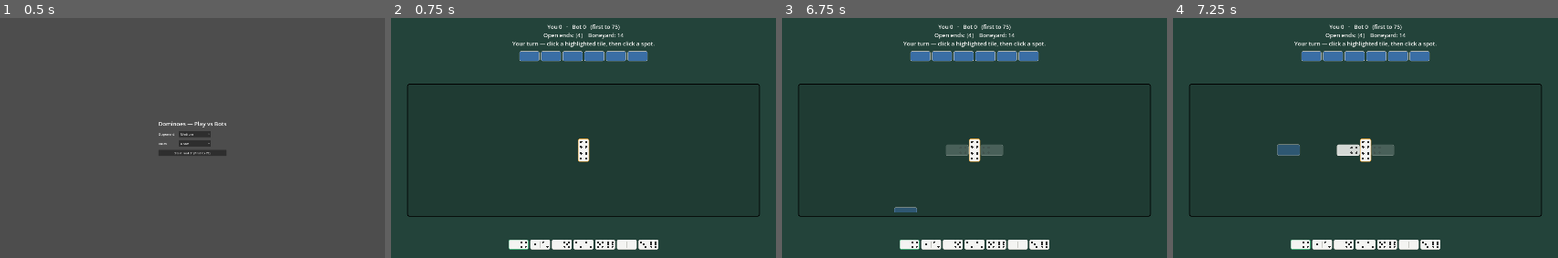
Above: before the commit, frames 1-4 (left to right).
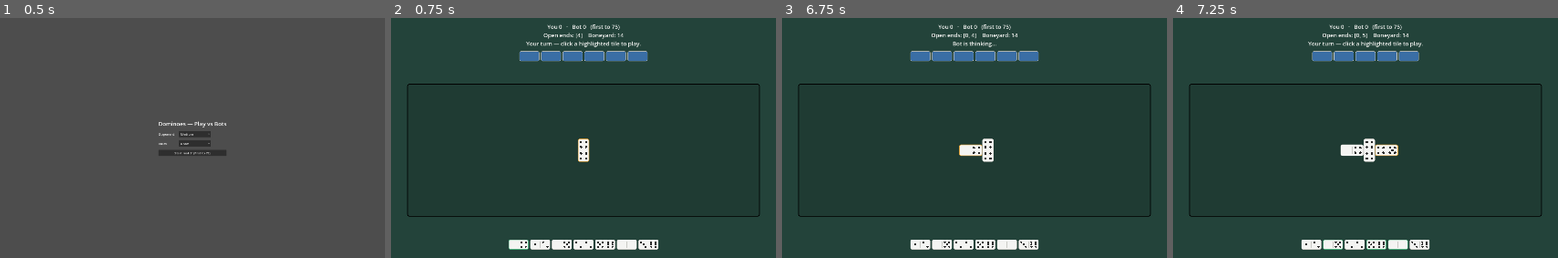
Above: after the commit, the same moments.

Repository: malgadir11/dominoes
Game: Godot game, scene res://scenes/game.tscn
Two runs of this game, one before a commit and one after it. Both use one fixed random seed, a clock stepped at 60 frames per second and the inputs below.
Inputs (mouse positions are in pixels of both pictures, inside the frame that each line leads up to):
- Up to frame 1 (0.5 s): no input
- Up to frame 2 (0.75 s): click "Start match (first to 75)" at 0.5 s
- Up to frame 3 (6.75 s): tap Enter at 1.25, 2.75, 4.25 s; drag from (920, 56) to (1013, 85) at 1.27 s; tap Space at 2, 3.5, 5 s; drag from (943, 56) to (955, 186) at 2.02 s; move the mouse to (962, 56) at 2.77 s; click (962, 56) at 2.92 s; drag from (986, 56) to (859, 102) at 3.52 s; drag from (1005, 56) to (993, 138) at 4.27 s; drag from (1028, 56) to (916, 78) at 5.02 s; move the mouse to (974, 150) at 5.77 s; click (974, 150) at 5.92 s; tap Escape at 6.4 s; drag from (909, 243) to (897, 150) at 6.52 s
- Up to frame 4 (7.25 s): no input

Frame 1 is identical in both runs. In frame 2, 0.4% of the frame differs, in the area x 31-69%, y 9-52%; in frame 3, 2.4%; in frame 4, 3.2%, in the area x 27-70%, y 6-97%.

Commit message:
Auto-layout the whole chain every turn so it can never trap or cram
Replace the fixed per-tile manual placement (which could paint an end into a
corner with no legal spot, and cram tiles side-by-side) with a smart auto-layout:
the entire played sequence is re-flowed into a clean serpentine every turn that
always fits inside the field, then scaled and re-centered. The player just clicks
a tile to play it (and clicks an end if it fits both) — the field handles all the
geometry. No traps, proper end-to-end connections, always in bounds.

Removes the drag/direction placement system; capacity test now verifies the
auto-layout walk fits all 28 tiles on one end.

Co-Authored-By: Claude Opus 4.8 <noreply@anthropic.com>

Diff:
--- a/scripts/ui/game.gd
+++ b/scripts/ui/game.gd
@@ -26,20 +26,14 @@
 var _opener := -1
 var _status_extra := ""
 
-# Player-placed board: each entry is the visual transform of a played tile,
-#   {"tile": Tile, "pos": Vector2, "size": Vector2, "a": int, "b": int, "vertical": bool}
-# and the two open ends are anchors the player drags new tiles onto.
+# The board layout is recomputed from the played sequence every turn (see
+# _relayout). Each entry: {"tile", "pos", "size", "a", "b", "vertical"}.
 var _placed: Array = []
-var _anchors := {}  # {Board.Side: {"pos": Vector2, "facing": Vector2}}
-
-# Click-to-place ("pick up") state: click a tile to hold it (it follows the
-# cursor), then click a glowing spot to lock it there.
-var _held_tile: Tile = null
-var _held_candidates: Array = []  # [{"side": int, "dir": Vector2, "geo": Dictionary}]
-var _held_index := -1
-var _held_layer: Control = null
-var _held_ghosts: Array = []
-var _cursor_ghost: TileView = null
+
+# Route selection: when a clicked tile can go on either end, the player clicks an
+# end of the board to choose. Null when nothing is mid-selection.
+var _selected_tile: Tile = null
+var _pending_moves: Array[Move] = []
 
 # Polish: the most recently played tile (highlighted + pop-animated once).
 var _last_played: Tile = null
@@ -287,15 +281,15 @@
 	deck.shuffle_deck()
 	_round = Round.deal(2, 7, _variant, deck, _opener)
 	_status_extra = ""
-	_cancel_held()
+	_clear_selection()
 	_placed = []
-	_anchors = {}
 	_last_played = null
 	_pop_pending = false
-	# The first-round opening double is a forced, choiceless move — play it
-	# automatically so the board always starts with a tile in the center.
+	# The first-round opening double is a forced, choiceless move — play it.
 	if _round.has_forced_opener():
-		_place_opener(_round.legal_moves()[0])
+		var op := _round.legal_moves()[0]
+		_mark_played(op.tile)
+		_round.apply_move(op)
 	if _round.current == HUMAN:
 		_state = State.PLAYER_TURN
 		_render()
@@ -308,17 +302,12 @@
 func _run_bot() -> void:
 	_state = State.BOT_TURN
 	_status_extra = ""
-	_cancel_held()
+	_clear_selection()
 	_render()
 	while not _round.finished and _round.current == BOT:
 		await get_tree().create_timer(BOT_DELAY).timeout
 		var moves := _round.legal_moves()
-		var placeable: Array[Move] = []
-		for m in moves:
-			if _round.board.is_empty() or _move_placeable(m):
-				placeable.append(m)
-		if placeable.is_empty():
-			# Nothing fits in bounds (no legal move, or the field is full here).
+		if moves.is_empty():
 			if _variant == Round.Variant.DRAW and not _round.boneyard_empty():
 				_round.draw_tile()
 				_play("draw")
@@ -327,12 +316,8 @@
 			_round.pass_turn()
 		else:
 			var bot_move := _bot.choose_move(_round, BOT)
-			if not (_round.board.is_empty() or _move_placeable(bot_move)):
-				bot_move = placeable[0]  # the AI's pick doesn't fit; use one that does
-			if _round.board.is_empty():
-				_place_opener(bot_move)
-			else:
-				_place_directed(bot_move, _auto_dir(bot_move))
+			_mark_played(bot_move.tile)
+			_round.apply_move(bot_move)
 		_render()
 	if _round.finished:
 		_finish_round()
@@ -353,54 +338,52 @@
 	return FIELD_SIZE - Vector2(36, 36)  # minus the panel's content margins (18 each side)
 
 
-# The first tile goes in the center and seeds both open-end anchors.
-func _place_opener(move: Move) -> void:
-	var s := tile_theme.half_size
-	var c := _field_inner() * 0.5
-	var t := move.tile
-	if t.is_double():
-		_placed.append({"tile": t, "pos": Vector2(c.x - s * 0.5, c.y - s), "size": Vector2(s, 2.0 * s), "a": t.low, "b": t.low, "vertical": true})
-		_anchors[Board.Side.LEFT] = {"pos": Vector2(c.x - s * 0.5, c.y), "facing": Vector2(-1, 0), "vertical": true, "h_dir": Vector2(-1, 0)}
-		_anchors[Board.Side.RIGHT] = {"pos": Vector2(c.x + s * 0.5, c.y), "facing": Vector2(1, 0), "vertical": true, "h_dir": Vector2(1, 0)}
-	else:
-		_placed.append({"tile": t, "pos": Vector2(c.x - s, c.y - s * 0.5), "size": Vector2(2.0 * s, s), "a": t.low, "b": t.high, "vertical": false})
-		_anchors[Board.Side.LEFT] = {"pos": Vector2(c.x - s, c.y), "facing": Vector2(-1, 0), "vertical": false, "h_dir": Vector2(-1, 0)}
-		_anchors[Board.Side.RIGHT] = {"pos": Vector2(c.x + s, c.y), "facing": Vector2(1, 0), "vertical": false, "h_dir": Vector2(1, 0)}
-	_mark_played(t)
-	_round.apply_move(move)
-
-
-# Place a tile on one end, extending in a chosen direction.
-func _place_directed(move: Move, dir: Vector2) -> void:
-	var side := move.side
-	var anchor: Dictionary = _anchors[side]
-	var end_val: int = _round.board.left_end if side == Board.Side.LEFT else _round.board.right_end
-	var geo := _tile_geometry(anchor["pos"], anchor["facing"], dir, end_val, move.tile.other_end(end_val), move.tile.is_double())
-	_placed.append({"tile": move.tile, "pos": geo["pos"], "size": geo["size"], "a": geo["a"], "b": geo["b"], "vertical": geo["vertical"]})
-	# Remember the last horizontal travel direction so a turn can wrap back.
-	var new_h: Vector2 = dir if dir.y == 0.0 else anchor.get("h_dir", anchor["facing"])
-	_anchors[side] = {"pos": geo["new_anchor"], "facing": geo["new_facing"], "vertical": geo["vertical"], "h_dir": new_h}
+# ---------------------------------------------------------------- player input
+
+func _on_hand_pressed(view: TileView) -> void:
+	if _state != State.PLAYER_TURN:
+		return
+	# Clicking the already-selected tile cancels.
+	if _selected_tile != null and view.tile_ref.equals(_selected_tile):
+		_clear_selection()
+		_render()
+		return
+	var moves := _moves_for(view.tile_ref)
+	if moves.is_empty():
+		return  # not playable
+	if moves.size() == 1:
+		_apply_player_move(moves[0])  # only one end -> play it
+	else:
+		# Plays on either end — light up both ends and let the player pick one.
+		_selected_tile = view.tile_ref
+		_pending_moves = moves
+		_render()
+
+
+func _on_end_clicked(_view: TileView, side: int) -> void:
+	for m in _pending_moves:
+		if m.side == side:
+			_apply_player_move(m)
+			return
+
+
+func _apply_player_move(move: Move) -> void:
+	_clear_selection()
 	_mark_played(move.tile)
 	_round.apply_move(move)
-
-
-# Directions a tile may extend at an end. The end snakes: it runs horizontally,
-# turns into its corner (right end up, left end down) at the wall or by choice,
-# then wraps back the other way on a new row — so it never runs out of room.
-func _candidate_dirs(side: int, anchor: Dictionary, is_double: bool) -> Array:
-	var f: Vector2 = anchor["facing"]
-	if is_double:
-		return [f]  # doubles always continue straight (laid crosswise)
-	if f.y == 0.0:
-		# Facing horizontal: continue straight; also turn into the corner, but only
-		# off a horizontal tile (never off a vertical tile or a crosswise double).
-		var turn := Vector2(0, -1) if side == Board.Side.RIGHT else Vector2(0, 1)
-		if anchor.get("vertical", false):
-			return [f]
-		return [f, turn]
-	# Facing vertical (just turned): wrap to the opposite horizontal direction.
-	var h: Vector2 = anchor.get("h_dir", Vector2(1, 0) if side == Board.Side.RIGHT else Vector2(-1, 0))
-	return [-h]
+	_after_player_move()
+
+
+func _clear_selection() -> void:
+	_selected_tile = null
+	_pending_moves = []
+
+
+func _has_pending(side: int) -> bool:
+	for m in _pending_moves:
+		if m.side == side:
+			return true
+	return false
 
 
 # Geometry of a tile attached at open-end edge-midpoint `m` (which faces `f`),
@@ -440,181 +423,60 @@
 	elif reserve.x < 0.0:
 		p.x -= s
 		sz.x += s
+	if reserve.y > 0.0:
+		sz.y += s
+	elif reserve.y < 0.0:
+		p.y -= s
+		sz.y += s
 	return p.x >= -0.5 and p.y >= -0.5 and p.x + sz.x <= inner.x + 0.5 and p.y + sz.y <= inner.y + 0.5
 
 
-# Every in-bounds way to play `t`: each matching end, in its allowed directions.
-func _candidates_for(t: Tile) -> Array:
-	var res: Array = []
-	for side in [Board.Side.LEFT, Board.Side.RIGHT]:
-		if not _anchors.has(side):
-			continue
-		var end_val: int = _round.board.left_end if side == Board.Side.LEFT else _round.board.right_end
-		if not t.has_value(end_val):
-			continue
-		var anchor: Dictionary = _anchors[side]
-		var m: Vector2 = anchor["pos"]
-		var f: Vector2 = anchor["facing"]
-		for d in _candidate_dirs(side, anchor, t.is_double()):
-			var geo := _tile_geometry(m, f, d, end_val, t.other_end(end_val), t.is_double())
-			var reserve: Vector2 = d if d.y == 0.0 else Vector2.ZERO
-			if _in_bounds(geo["pos"], geo["size"], reserve):
-				res.append({"side": side, "dir": d, "geo": geo})
-	return res
-
-
-# The bot doesn't pick — take the first in-bounds direction (prefers straight).
-func _auto_dir(move: Move) -> Vector2:
-	for c in _candidates_for(move.tile):
-		if c["side"] == move.side:
-			return c["dir"]
-	return _anchors[move.side]["facing"]
-
-
-func _move_for_side(t: Tile, side: int) -> Move:
-	for m in _round.legal_moves():
-		if m.tile.equals(t) and m.side == side:
-			return m
-	return null
-
-
-# A move is placeable only if it has an in-bounds spot — so nothing is ever put
-# outside the field, by the player or the bot.
-func _move_placeable(m: Move) -> bool:
-	for c in _candidates_for(m.tile):
-		if c["side"] == m.side:
-			return true
-	return false
-
-
-func _tile_playable(t: Tile) -> bool:
-	if _round.board.is_empty():
-		return true  # any tile can lead; the opener goes at the center, always in bounds
-	return not _candidates_for(t).is_empty()
-
-
-func _player_has_placeable() -> bool:
-	for t in _round.hands[HUMAN].tiles:
-		if _tile_playable(t):
-			return true
-	return false
-
-
-# ---------------------------------------------------------------- click to place
-
-func _on_hand_pressed(view: TileView) -> void:
-	if _state != State.PLAYER_TURN or _held_tile != null:
+# Rebuild the whole board layout from the played sequence as a clean serpentine
+# that always fits — recomputed every turn, so an end can never trap itself and
+# tiles are always laid end-to-end (never crammed side-by-side).
+func _relayout() -> void:
+	_placed = []
+	var layout: Array = _round.board.layout
+	if layout.is_empty():
 		return
-	if _round.board.is_empty():
-		# The opening tile has only one spot (center) — just place it.
-		var moves := _moves_for(view.tile_ref)
-		if not moves.is_empty():
-			_place_opener(moves[0])
-			_after_player_move()
-		return
-	if _moves_for(view.tile_ref).is_empty():
-		return  # not playable
-	_pick_up(view.tile_ref)
-
-
-func _pick_up(t: Tile) -> void:
-	_held_candidates = _candidates_for(t)
-	if _held_candidates.is_empty():
-		return  # no in-bounds spot to place it
-	if _fit_tween != null and _fit_tween.is_valid():
-		_fit_tween.kill()  # freeze the board so drag coordinates stay stable
-	_held_tile = t
-	_held_index = -1
-	_build_held_layer()
-	_update_held()
-
-
-func _build_held_layer() -> void:
 	var s := tile_theme.half_size
-	_held_layer = Control.new()
-	_held_layer.mouse_filter = Control.MOUSE_FILTER_IGNORE
-	_board_content.add_child(_held_layer)  # shares the board's auto-fit scale
-	_held_ghosts = []
-	for c in _held_candidates:
-		var geo: Dictionary = c["geo"]
-		var g := TileView.new()
-		g.configure(tile_theme, _held_tile, geo["a"], geo["b"], geo["vertical"], true, false)
-		g.position = geo["pos"]
-		g.size = geo["size"]
-		g.modulate.a = 0.25
-		_held_layer.add_child(g)
-		_held_ghosts.append(g)
-	# A translucent tile that follows the cursor.
-	_cursor_ghost = TileView.new()
-	_cursor_ghost.configure(tile_theme, _held_tile, _held_tile.low, _held_tile.high, false, false, false)
-	_cursor_ghost.size = Vector2(2.0 * s, s)
-	_cursor_ghost.modulate.a = 0.55
-	_held_layer.add_child(_cursor_ghost)
-
-
-func _input(event: InputEvent) -> void:
-	if _held_tile == null:
-		return
-	if event is InputEventMouseMotion:
-		_update_held()
-	elif event is InputEventMouseButton and event.pressed and event.button_index == MOUSE_BUTTON_LEFT:
-		_try_place()
-		get_viewport().set_input_as_handled()
-	elif event is InputEventKey and event.pressed and event.keycode == KEY_ESCAPE:
-		_cancel_held()
-		_render()
-
-
-func _update_held() -> void:
-	var s := tile_theme.half_size
-	# Candidate positions are in board-content (layout) coords; the field rect is
-	# in board-area coords. Use each for its own check so the auto-fit scale works.
-	var content_mouse := _board_content.get_local_mouse_position()
-	if _cursor_ghost != null:
-		_cursor_ghost.position = content_mouse - Vector2(s, s * 0.5)
-	var inside := Rect2(Vector2.ZERO, _field_inner()).has_point(_board_area.get_local_mouse_position())
-	var best := -1
-	if inside:
-		var best_d := INF
-		for i in range(_held_candidates.size()):
-			var geo: Dictionary = _held_candidates[i]["geo"]
-			var center: Vector2 = geo["pos"] + geo["size"] * 0.5
-			var dist := content_mouse.distance_to(center)
-			if dist < best_d:
-				best_d = dist
-				best = i
-	_held_index = best
-	for i in range(_held_ghosts.size()):
-		_held_ghosts[i].modulate.a = 0.85 if i == best else 0.2
-
-
-func _try_place() -> void:
-	var mouse := _board_area.get_local_mouse_position()
-	var inside := Rect2(Vector2.ZERO, _field_inner()).has_point(mouse)
-	if not inside or _held_index < 0:
-		_cancel_held()  # clicked off the field -> drop it back to hand
-		_render()
-		return
-	var c: Dictionary = _held_candidates[_held_index]
-	var t := _held_tile
-	_cancel_held()
-	var move := _move_for_side(t, c["side"])
-	if move != null:
-		_place_directed(move, c["dir"])
-		_after_player_move()
-	else:
-		_render()
-
-
-func _cancel_held() -> void:
-	_held_tile = null
-	_held_candidates = []
-	_held_index = -1
-	_cursor_ghost = null
-	if _held_layer != null:
-		_held_layer.queue_free()
-		_held_layer = null
-	_held_ghosts = []
+	var e0: Dictionary = layout[0]
+	var anchor: Dictionary
+	if e0["is_double"]:
+		_placed.append({"tile": e0["tile"], "pos": Vector2(s, s), "size": Vector2(s, 2.0 * s), "a": e0["left_val"], "b": e0["left_val"], "vertical": true})
+		anchor = {"pos": Vector2(2.0 * s, 2.0 * s), "facing": Vector2(1, 0), "vertical": true, "h_dir": Vector2(1, 0)}
+	else:
+		_placed.append({"tile": e0["tile"], "pos": Vector2(s, 1.5 * s), "size": Vector2(2.0 * s, s), "a": e0["left_val"], "b": e0["right_val"], "vertical": false})
+		anchor = {"pos": Vector2(3.0 * s, 2.0 * s), "facing": Vector2(1, 0), "vertical": false, "h_dir": Vector2(1, 0)}
+	for i in range(1, layout.size()):
+		var entry: Dictionary = layout[i]
+		var d := _layout_dir(anchor, entry["is_double"])
+		var geo := _tile_geometry(anchor["pos"], anchor["facing"], d, entry["left_val"], entry["right_val"], entry["is_double"])
+		_placed.append({"tile": entry["tile"], "pos": geo["pos"], "size": geo["size"], "a": geo["a"], "b": geo["b"], "vertical": geo["vertical"]})
+		var new_h: Vector2 = d if d.y == 0.0 else anchor.get("h_dir", anchor["facing"])
+		anchor = {"pos": geo["new_anchor"], "facing": geo["new_facing"], "vertical": geo["vertical"], "h_dir": new_h}
+
+
+# Direction for the next tile in the auto-layout walk: continue straight if it
+# fits, otherwise turn into a new row; wrap when coming off a turn.
+func _layout_dir(anchor: Dictionary, is_double: bool) -> Vector2:
+	var f: Vector2 = anchor["facing"]
+	if is_double:
+		return f
+	var dirs: Array
+	if f.y == 0.0:
+		if anchor.get("vertical", false):
+			dirs = [f]  # off a crosswise double, only continue straight
+		else:
+			dirs = [f, Vector2(0, 1), Vector2(0, -1)]  # straight, then turn down, then up
+	else:
+		var h: Vector2 = anchor.get("h_dir", Vector2(1, 0))
+		dirs = [-h, h]  # wrap back the other way, or keep going
+	for d in dirs:
+		var geo := _tile_geometry(anchor["pos"], f, d, 0, 0, false)
+		if _in_bounds(geo["pos"], geo["size"], d):
+			return d
+	return dirs[0]
 
 
 func _after_player_move() -> void:
@@ -683,7 +545,7 @@
 func _on_draw_pressed() -> void:
 	if _state != State.PLAYER_TURN:
 		return
-	_cancel_held()
+	_clear_selection()
 	_round.draw_tile()
 	_play("draw")
 	_render()
@@ -692,7 +554,7 @@
 func _on_pass_pressed() -> void:
 	if _state != State.PLAYER_TURN:
 		return
-	_cancel_held()
+	_clear_selection()
 	_round.pass_turn()
 	if _round.finished:
 		_finish_round()
@@ -729,26 +591,36 @@
 func _render() -> void:
 	_status_label.text = _status_text()
 
-	# A hand tile is highlighted only if it has an in-bounds spot to go.
+	# A hand tile is highlighted if it has a legal move (the auto-layout always fits).
 	var playable := {}
 	if _state == State.PLAYER_TURN and _round.current == HUMAN:
-		for t in _round.hands[HUMAN].tiles:
-			if _tile_playable(t):
-				playable[_tile_key(t)] = true
+		for m in _round.legal_moves():
+			playable[_tile_key(m.tile)] = true
 
 	# Bot hand: face-down backs.
 	_clear(_bot_hand_box)
 	for t in _round.hands[BOT].tiles:
 		_bot_hand_box.add_child(_make_back(t))
 
-	# Board: the player-placed snake, drawn at each tile's stored transform inside
-	# _board_content, which is then scaled and centered to fit the field.
+	# Board: re-flow the whole chain into a clean, always-fitting serpentine, then
+	# scale + center it. While choosing an end, the two ends light up clickably.
+	_relayout()
 	_clear(_board_content)
-	for rec in _placed:
+	var choosing := _selected_tile != null
+	for i in range(_placed.size()):
+		var rec: Dictionary = _placed[i]
+		var pick_side := -1
+		if choosing and i == 0 and _has_pending(Board.Side.LEFT):
+			pick_side = Board.Side.LEFT
+		elif choosing and i == _placed.size() - 1 and _has_pending(Board.Side.RIGHT):
+			pick_side = Board.Side.RIGHT
 		var bview := TileView.new()
-		bview.configure(tile_theme, rec["tile"], rec["a"], rec["b"], rec["vertical"], true, false)
+		bview.configure(tile_theme, rec["tile"], rec["a"], rec["b"], rec["vertical"], true, pick_side >= 0)
 		bview.position = rec["pos"]
 		bview.size = rec["size"]
+		if pick_side >= 0:
+			bview.set_highlighted(true)
+			bview.clicked.connect(_on_end_clicked.bind(pick_side))
 		_board_content.add_child(bview)
 		if _last_played != null and rec["tile"].equals(_last_played):
 			bview.set_recent(true)
@@ -757,10 +629,10 @@
 	_pop_pending = false
 	_autofit()
 
-	# Player hand: drag playable (highlighted) tiles onto the board.
+	# Player hand: click a highlighted tile to play it (then an end if it fits both).
 	_clear(_player_hand_box)
 	for t in _round.hands[HUMAN].tiles:
-		var hl: bool = playable.has(_tile_key(t))
+		var hl: bool = playable.has(_tile_key(t)) or (_selected_tile != null and t.equals(_selected_tile))
 		var view := _make_hand_tile(t, hl)
 		view.clicked.connect(_on_hand_pressed)
 		_player_hand_box.add_child(view)
@@ -783,14 +655,14 @@
 	var line3 := ""
 	match _state:
 		State.PLAYER_TURN:
-			if _held_tile != null:
-				line3 = "Click a glowing spot to place it  (Esc to cancel)."
+			if _selected_tile != null:
+				line3 = "Click an end of the board to play it."
 			elif _round.board.is_empty():
 				line3 = "Your turn — click a tile to lead."
-			elif not _player_has_placeable():
-				line3 = "No move fits — draw a tile." if _draw_button_would_show() else "No move fits — you must pass."
+			elif _round.legal_moves().is_empty():
+				line3 = "No legal move — draw a tile." if _draw_button_would_show() else "No legal move — you must pass."
 			else:
-				line3 = "Your turn — click a highlighted tile, then click a spot."
+				line3 = "Your turn — click a highlighted tile to play."
 		State.BOT_TURN:
 			line3 = "Bot is thinking…"
 		_:
--- a/tests/test_game_ui.gd
+++ b/tests/test_game_ui.gd
@@ -1,8 +1,8 @@
 extends SceneTree
 
-## Smoke test for the presentation layer: instantiate the real game scene, put a
-## tile on the board, render, and confirm a tile view actually appears. Guards
-## against "the board shows nothing" regressions in the snaking layout.
+## Tests for the presentation layer: that the board renders, and that the
+## auto-layout (_relayout / _layout_dir) keeps a full 28-tile chain inside the
+## field even when it all stacks on one end.
 ## Run with: godot --headless --script res://tests/test_game_ui.gd
 
 const STATE_PLAYER_TURN := 1  # game.gd: enum State { SETUP, PLAYER_TURN, ... }
@@ -14,108 +14,48 @@
 
 	var scene: Control = load("res://scenes/game.tscn").instantiate()
 	root.add_child(scene)
-	# In a SceneTree's _initialize the main loop hasn't started, so _ready isn't
-	# auto-fired yet; build the UI explicitly for the test.
-	scene.call("_ready")
+	scene.call("_ready")  # main loop hasn't started, so fire _ready explicitly
 
-	# A round plus one player-placed tile transform.
+	# Render: a round with one tile on the board should re-flow into one tile view.
 	var deck := Deck.new()
 	var rng := RandomNumberGenerator.new()
 	rng.seed = 1
 	deck.shuffle_deck(rng)
 	var r := Round.deal(2, 7, Round.Variant.BLOCK, deck, 0)
 	r.board.play(Tile.new(6, 6), Board.Side.LEFT)
-
 	scene.set("_round", r)
-	scene.set("_placed", [{"tile": Tile.new(6, 6), "pos": Vector2(10, 10), "size": Vector2(128, 64), "a": 6, "b": 6, "vertical": false}])
 	scene.set("_state", STATE_PLAYER_TURN)
 	scene.call("_render")
 
-	var board_area: Control = scene.get("_board_area")
-	var rendered := board_area.get_child_count()
-	if rendered == 1:
+	var content: Control = scene.get("_board_content")
+	if content.get_child_count() == 1:
 		passed += 1
-		print("  PASS  the board renders the placed opening tile")
+		print("  PASS  the board re-flows and renders the played tile")
 	else:
 		failed += 1
-		print("  FAIL  expected 1 board tile, got %d" % rendered)
+		print("  FAIL  expected 1 board tile, got %d" % content.get_child_count())
 
-	# No vertical-on-vertical: an end whose last tile is vertical (a turn tile or a
-	# crosswise double) must offer only horizontal placements; a horizontal end may
-	# also offer a vertical turn. (_round above has board ends [6, 6].)
-	scene.set("_anchors", {
-		Board.Side.RIGHT: {"pos": Vector2(500, 250), "facing": Vector2(1, 0), "vertical": true},
-		Board.Side.LEFT: {"pos": Vector2(150, 250), "facing": Vector2(-1, 0), "vertical": false},
-	})
-	var cands: Array = scene.call("_candidates_for", Tile.new(6, 3))
-	var right_has_vertical := false
-	var left_has_vertical := false
-	for c in cands:
-		if c["dir"].y != 0.0:
-			if c["side"] == Board.Side.RIGHT:
-				right_has_vertical = true
-			else:
-				left_has_vertical = true
-	if not right_has_vertical:
-		passed += 1
-		print("  PASS  no vertical placement off a vertical/double end")
-	else:
-		failed += 1
-		print("  FAIL  vertical placement was offered off a vertical end")
-	if left_has_vertical:
-		passed += 1
-		print("  PASS  vertical turn is allowed off a horizontal end")
-	else:
-		failed += 1
-		print("  FAIL  expected a vertical turn option off a horizontal end")
-
-	# Snake wrap: an end that just turned (faces vertical) must still offer a
-	# horizontal placement so it never gets stuck against the border.
-	scene.set("_anchors", {
-		Board.Side.RIGHT: {"pos": Vector2(500, 250), "facing": Vector2(0, -1), "vertical": true, "h_dir": Vector2(1, 0)},
-	})
-	var wrap_cands: Array = scene.call("_candidates_for", Tile.new(6, 3))
-	var has_horizontal := false
-	for c in wrap_cands:
-		if c["dir"].y == 0.0:
-			has_horizontal = true
-	if has_horizontal:
-		passed += 1
-		print("  PASS  a just-turned end offers a horizontal wrap (no border dead end)")
-	else:
-		failed += 1
-		print("  FAIL  just-turned end had no placement (would get stuck at the border)")
-
-	# Capacity guarantee: a full 28-tile chain piled on ONE end must fit in the
-	# field. Greedily place 27 tiles on the right end (after the opener) using the
-	# snake's auto direction, and confirm every one stays in bounds.
+	# Capacity: walk the auto-layout greedily for a full 28-tile chain on one end
+	# and confirm every tile stays in bounds (the field never overflows).
 	var theme: TileTheme = scene.get("tile_theme")
 	var bs: float = theme.half_size
-	var inner: Vector2 = scene.call("_field_inner")
-	var cen := inner * 0.5
+	var cen: Vector2 = scene.call("_field_inner") * 0.5
 	var anchor := {"pos": Vector2(cen.x + bs, cen.y), "facing": Vector2(1, 0), "vertical": false, "h_dir": Vector2(1, 0)}
-	var placed_on_one_end := 1  # the opener
+	var placed := 1  # the opener
 	for i in range(27):
-		var chosen_dir := Vector2.ZERO
-		var chosen_geo := {}
-		for d in scene.call("_candidate_dirs", Board.Side.RIGHT, anchor, false):
-			var geo: Dictionary = scene.call("_tile_geometry", anchor["pos"], anchor["facing"], d, 0, 0, false)
-			var reserve: Vector2 = d if d.y == 0.0 else Vector2.ZERO
-			if scene.call("_in_bounds", geo["pos"], geo["size"], reserve):
-				chosen_dir = d
-				chosen_geo = geo
-				break
-		if chosen_geo.is_empty():
-			break  # ran out of in-bounds room
-		placed_on_one_end += 1
-		var nh: Vector2 = chosen_dir if chosen_dir.y == 0.0 else anchor["h_dir"]
-		anchor = {"pos": chosen_geo["new_anchor"], "facing": chosen_geo["new_facing"], "vertical": chosen_geo["vertical"], "h_dir": nh}
-	if placed_on_one_end >= 28:
+		var d: Vector2 = scene.call("_layout_dir", anchor, false)
+		var geo: Dictionary = scene.call("_tile_geometry", anchor["pos"], anchor["facing"], d, 0, 0, false)
+		if not scene.call("_in_bounds", geo["pos"], geo["size"], d):
+			break  # no in-bounds room left
+		placed += 1
+		var nh: Vector2 = d if d.y == 0.0 else anchor["h_dir"]
+		anchor = {"pos": geo["new_anchor"], "facing": geo["new_facing"], "vertical": geo["vertical"], "h_dir": nh}
+	if placed >= 28:
 		passed += 1
 		print("  PASS  all 28 tiles fit in the field even piled on one end")
 	else:
 		failed += 1
-		print("  FAIL  only %d tiles fit on one end before running out of room" % placed_on_one_end)
+		print("  FAIL  only %d tiles fit before running out of room" % placed)
 
 	print("\nPassed: %d   Failed: %d" % [passed, failed])
 	quit(0 if failed == 0 else 1)
